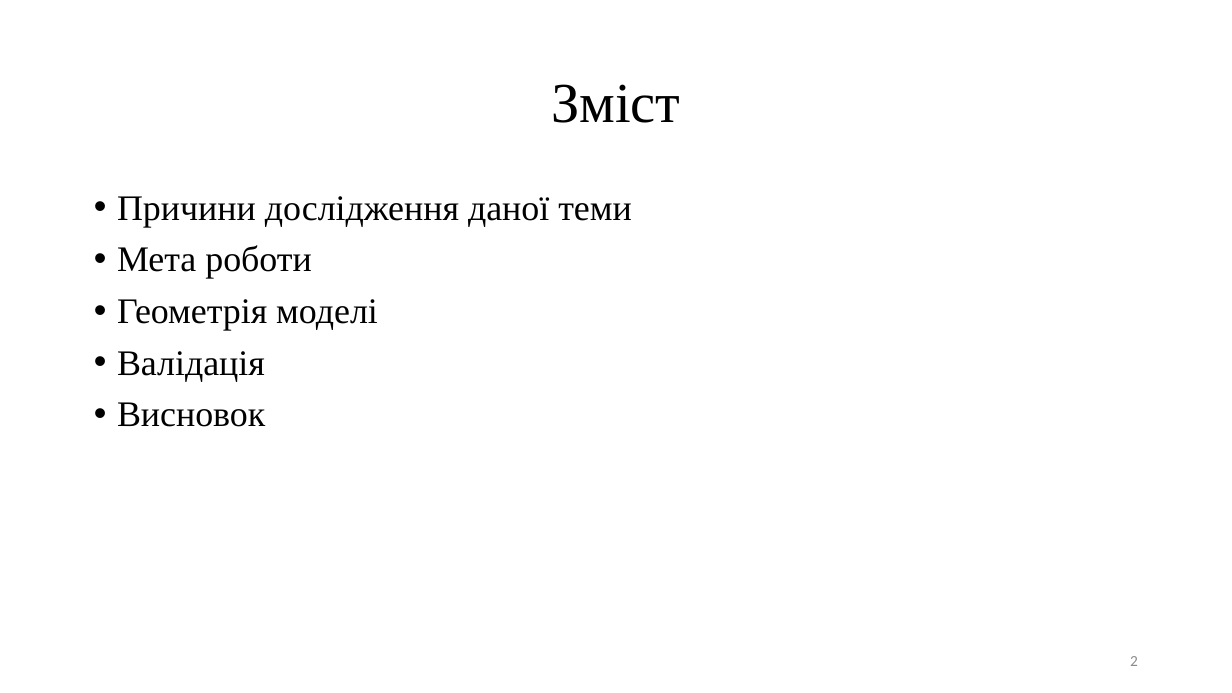
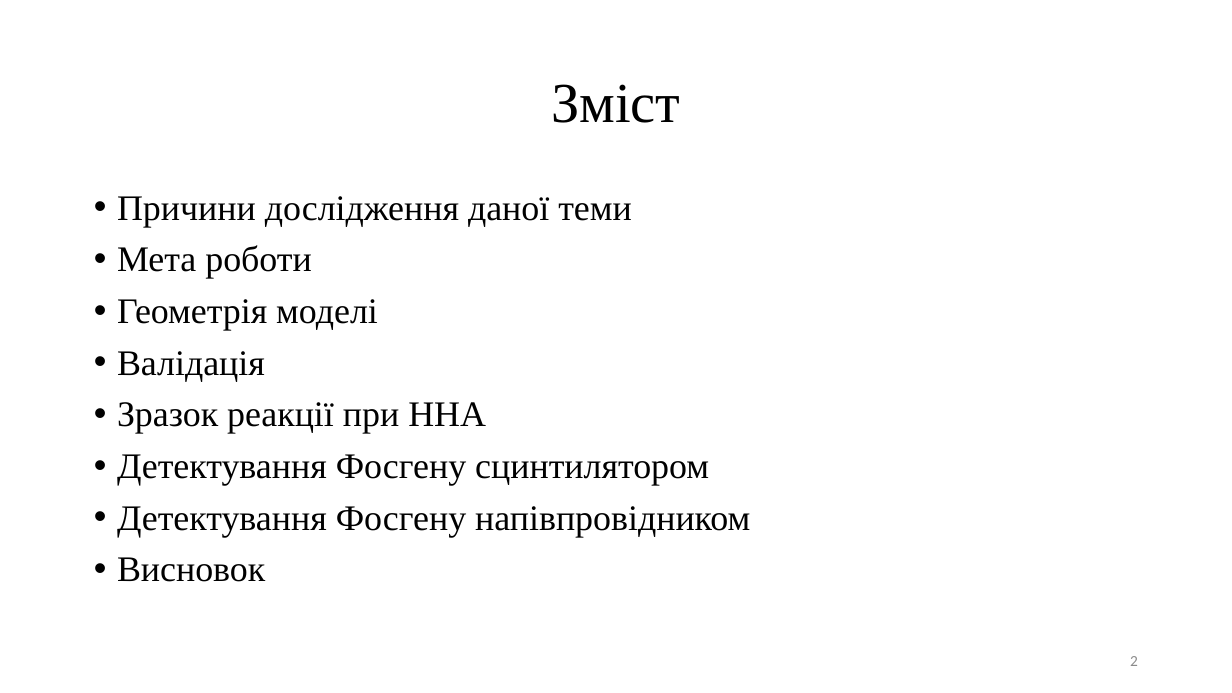
Before and after one commit to npd2020/diploms, a slide deck: slide 2 of a.mulyar/GW/Звіт/Муляр Андрій.pptx. Drawn at 1232x693 pixels with LibreOffice and Linux fonts; fonts in the diff are those of the drawing. Boxes give left, top, right and bottom in pixels: in the first picture for what was removed or moved away, otherwise in the second. Text is boxed around its words. In the diff, an @@ line names an element or a change of style, - is before the commit and + after.

```diff
--- a/a.mulyar/GW/Звіт/Муляр Андрій.pptx
+++ b/a.mulyar/GW/Звіт/Муляр Андрій.pptx
@@ text at <box>117,402,750,537</box>: paragraphs added @@
+• Зразок реакції при ННА
+• Детектування Фосгену сцинтилятором
+• Детектування Фосгену напівпровідником
```
Also in this commit, not shown: 1 other slide changed, 3 slides added.
